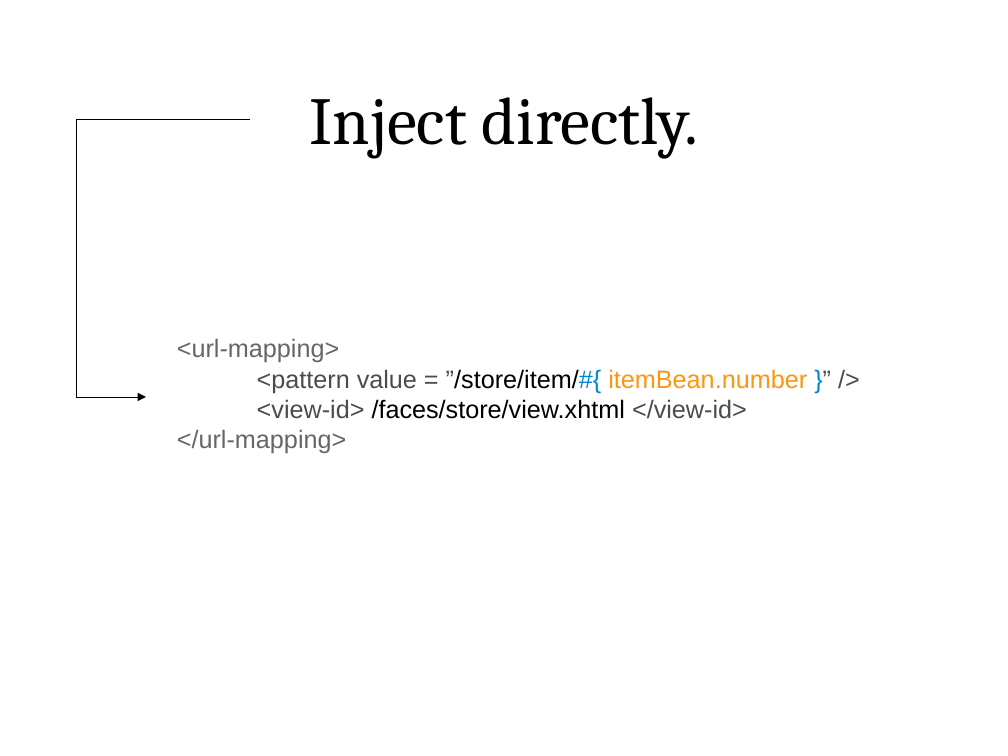
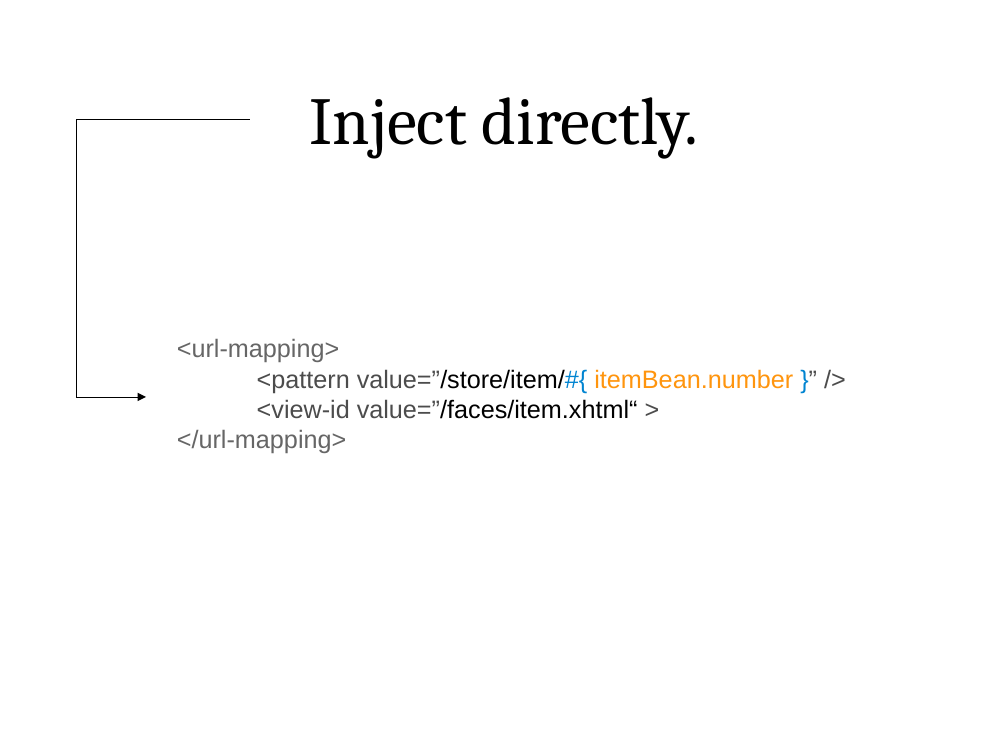
Before and after one commit to lincolnthree/talks, a slide deck: slide 44 of 2011_Beautiful_Java_EE_JAXConf.odp. Drawn at 1008x756 pixels with LibreOffice and Linux fonts; fonts in the diff are those of the drawing. Boxes give left, top, right and bottom in pixels: in the first picture for what was removed or moved away, otherwise in the second. Text is boxed around its words. In the diff, an @@ line names an element or a change of style, - is before the commit and + after.

```diff
--- a/2011_Beautiful_Java_EE_JAXConf.odp
+++ b/2011_Beautiful_Java_EE_JAXConf.odp
@@ text at bbox=[177, 339, 793, 453]: text changed @@
-<url-mapping>
-<pattern value = ”/store/item/#{ itemBean.number }” />
-<view-id> /faces/store/view.xhtml </view-id>
-</url-mapping>
+<url-mapping>
+<pattern value=”/store/item/#{ itemBean.number }” />
+<view-id value=”/faces/item.xhtml“ >
+</url-mapping>
```
Also in this commit, not shown: 38 other slides changed, 4 slides added, 1 slide removed.
